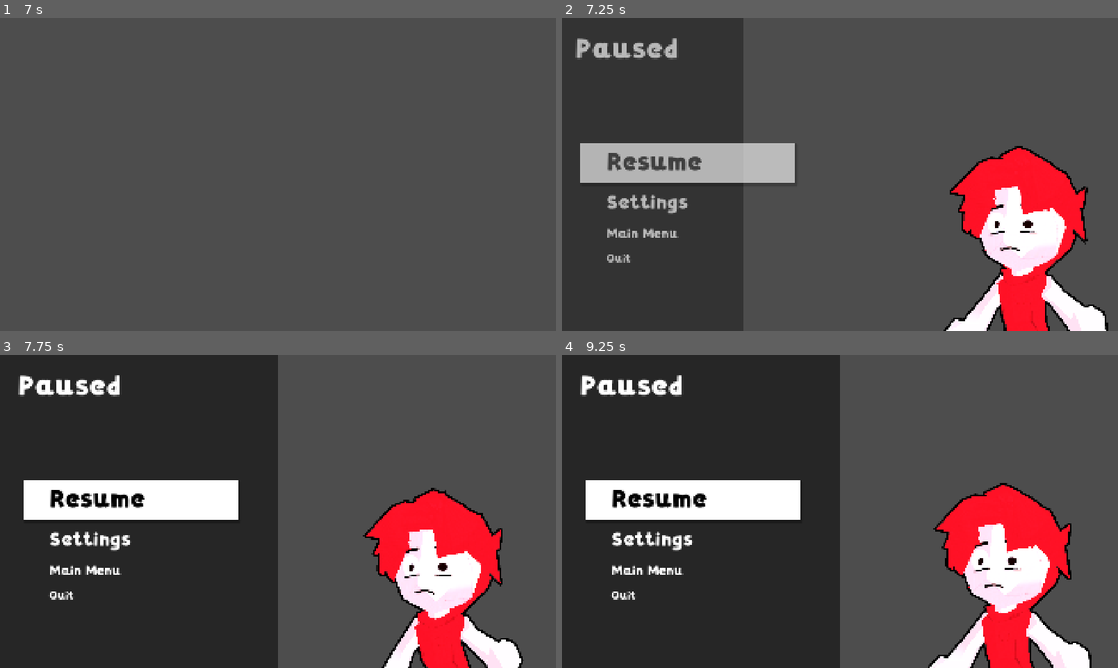
Above: before the commit, frames 1-4 (two rows, left to right).
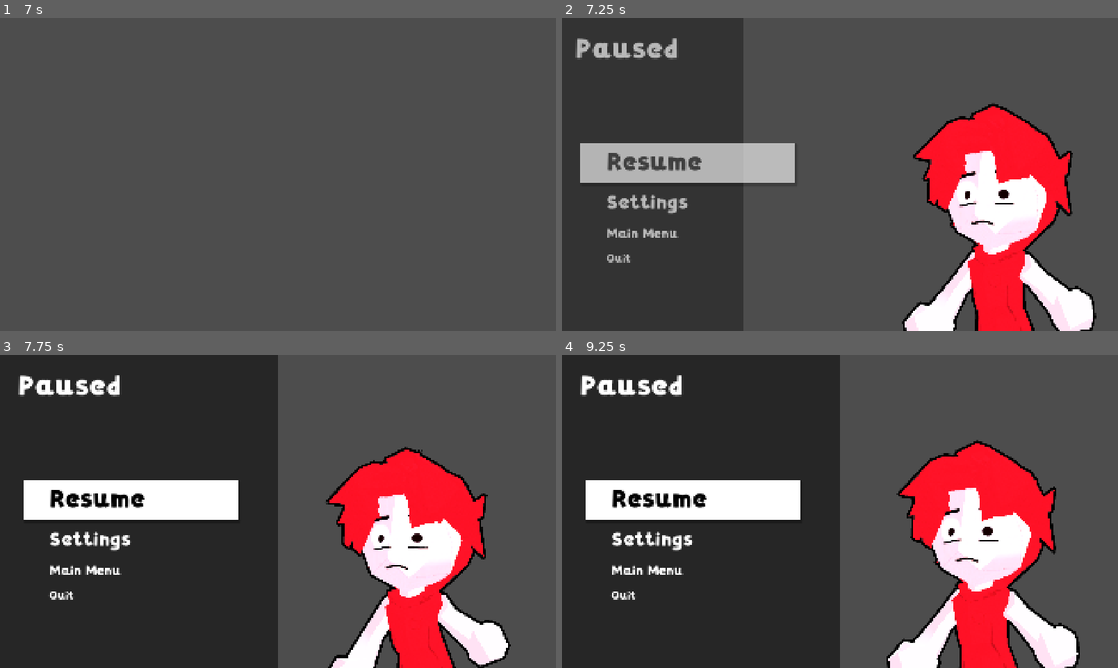
Above: after the commit, the same moments.

Repository: doggoanim/Krits
Game: Godot game, scene res://ui/pause_menu.tscn
The game is run twice, just before and just after one commit, with the same random seed, the same clock (stepped at 60 frames per second) and the same inputs. This scene is started directly instead of the project's main scene. Sound files missing from this copy of the repository are replaced by a short silence.
Inputs (mouse positions are in pixels of both pictures, inside the frame that each line leads up to):
- Up to frame 1 (7 s): tap Enter at 0.5, 2, 3.5 s; move the mouse to (400, 158) at 0.52 s; hold D (move_right) 0.53-1.25 s; hold Ctrl (crouch_pound) 0.53-1.25 s; click (400, 158) at 0.67 s; tap Space (jump) at 0.77, 1.25, 2.75, 3.77, 4.25, 6.77 s; drag from (166, 190) to (250, 237) at 1.27 s; move the mouse to (333, 105) at 2.02 s; hold D (move_right) 2.03-2.75 s; hold Shift (roll_dive) 2.03-2.75 s; drag from (250, 237) to (111, 127) at 2.77 s; move the mouse to (444, 221) at 3.52 s; hold A (move_left) 3.53-4.25 s; hold Ctrl (crouch_pound) 3.53-4.25 s; tap Tab (menu_stats) at 4.15 s; drag from (111, 127) to (194, 96) at 4.27 s; move the mouse to (305, 174) at 5.02 s; hold S (move_back) 5.03-5.75 s; hold Shift (roll_dive) 5.03-5.75 s; click (305, 174) at 5.17 s; tap M (menu_travel) at 5.65 s; drag from (194, 96) to (166, 190) at 5.77 s; move the mouse to (400, 158) at 6.52 s; hold W (move_forward) from 6.53 s (still down); hold Ctrl (crouch_pound) from 6.53 s (still down)
- Up to frame 2 (7.25 s): keep holding W (move_forward); keep holding Ctrl (crouch_pound); tap Escape at 7.15 s
- Up to frame 3 (7.75 s): release W (move_forward) at 7.25 s; release Ctrl (crouch_pound) at 7.25 s; drag from (467, 596) to (250, 574) at 7.27 s
- Up to frame 4 (9.25 s): move the mouse to (895, 442) at 8.02 s; hold S (move_back) 8.03-8.75 s; hold Shift (roll_dive) 8.03-8.75 s; drag from (812, 574) to (673, 464) at 8.77 s

Frame 1 is identical in both runs. In frame 2, 13% of the frame differs, in the area x 61-99%, y 27-100%; in frame 3, 13%; in frame 4, 13%, in the area x 58-96%, y 27-100%.

Commit message:
Pause portrait: ~15% bigger
Co-Authored-By: Claude Sonnet 5.5 <noreply@anthropic.com>
Claude-Session: https://claude.ai/code/session_01TYpdm1jACUqsWG6yyTxbgm

Diff:
--- a/ui/pause_menu.tscn
+++ b/ui/pause_menu.tscn
@@ -144,8 +144,8 @@
 anchor_top = 1.0
 anchor_right = 1.0
 anchor_bottom = 1.0
-offset_left = -920.0
-offset_top = -800.0
+offset_left = -1090.0
+offset_top = -970.0
 offset_right = 180.0
 offset_bottom = 300.0
 grow_horizontal = 0
